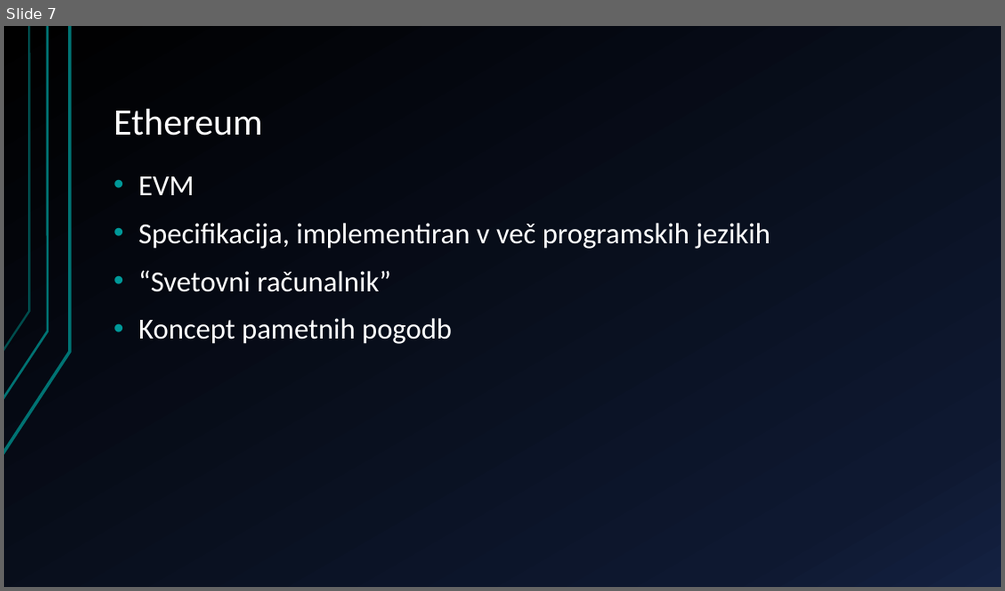
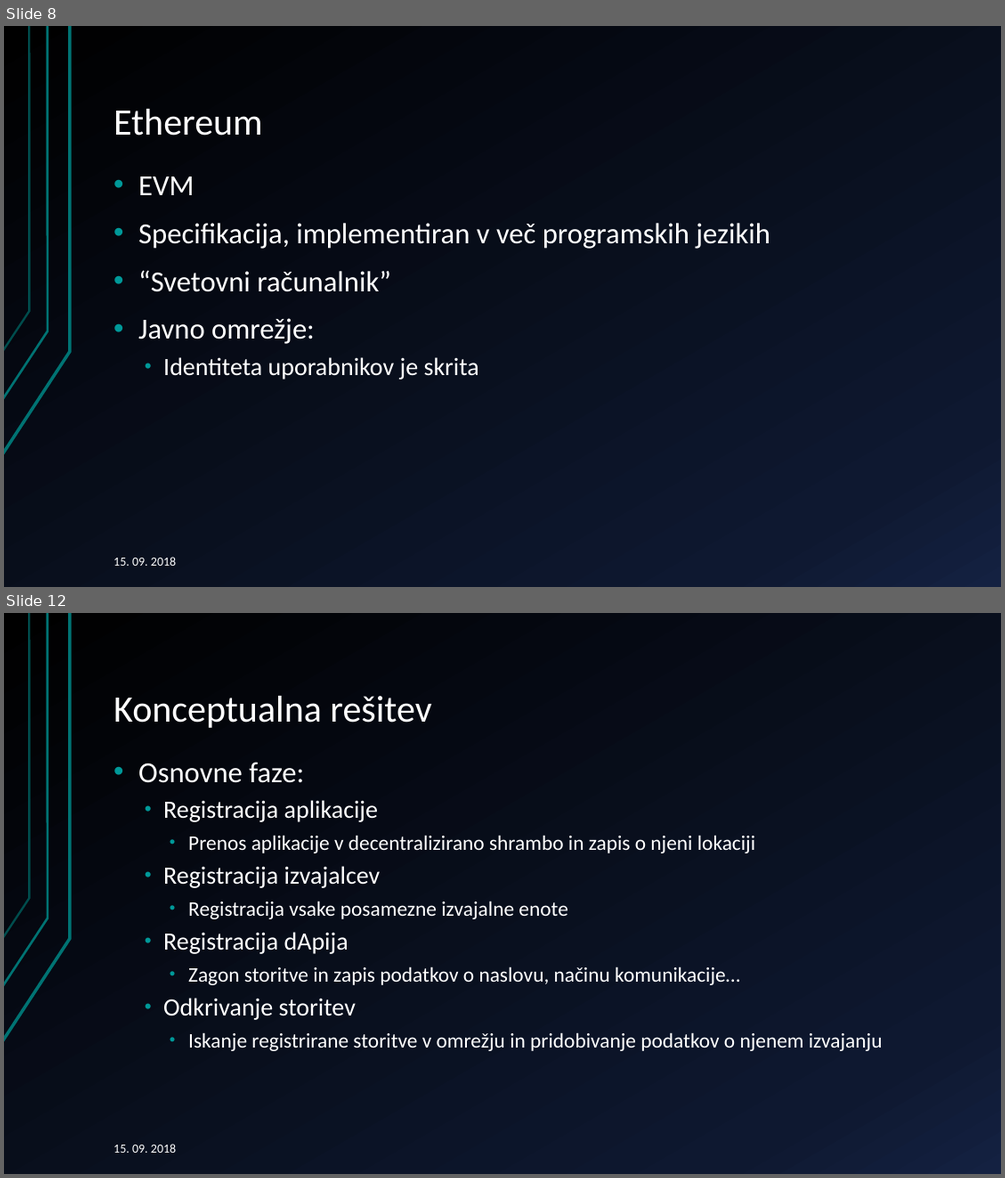
Before and after one commit to primozH/diploma, a slide deck: mikrostoritve decentralizacija.pptx. Shown one above the other, each under a label of ours: slide 7 before the commit, slides 8 and 12 after it; the slides between them are not shown. The pictures are 1005x591 and 1005x1178 pixels, drawn with LibreOffice and Linux fonts; fonts in the diff are those of the drawing. Boxes give left, top, right and bottom in pixels: in the first picture for what was removed or moved away, otherwise in the second. Text is boxed around its words. In the diff, an @@ line names an element or a change of style, - is before the commit and + after.

```diff
--- a/mikrostoritve decentralizacija.pptx
+++ b/mikrostoritve decentralizacija.pptx
@@ slide 12 added at (4,613,1001,1174), background gradient #000000 to #0F1931 to #142242; not listed: 3 template elements that a slide beside it also shows @@
@@ title added at (113,696,431,728), 36 pt, text #FFFFFF @@
+Konceptualna rešitev
@@ text added at (138,762,882,1051), 20 pt, text #FFFFFF @@
+• Osnovne faze:
+  • Registracija aplikacije
+    • Prenos aplikacije v decentralizirano shrambo in zapis o njeni lokaciji
+  • Registracija izvajalcev
+    • Registracija vsake posamezne izvajalne enote
+  • Registracija dApija
+    • Zagon storitve in zapis podatkov o naslovu, načinu komunikacije…
+  • Odkrivanje storitev
+    • Iskanje registrirane storitve v omrežju in pridobivanje podatkov o njenem izvajanju
@@ text added at (113,1143,176,1152), 12 pt, text #FFFFFF @@
+15. 09. 2018
@@ what was slide 7 is now slide 8 @@
@@ slide 8 changed as well @@
@@ text at (138,318,479,379): text changed; size 28 to 24 pt @@
-• Koncept pametnih pogodb
+• Javno omrežje:
+  • Identiteta uporabnikov je skrita
@@ text added at (113,556,176,565), 12 pt, text #FFFFFF @@
+15. 09. 2018
```
Also in this commit, not shown: 8 other slides changed, 5 other slides added, 4 slides removed.
